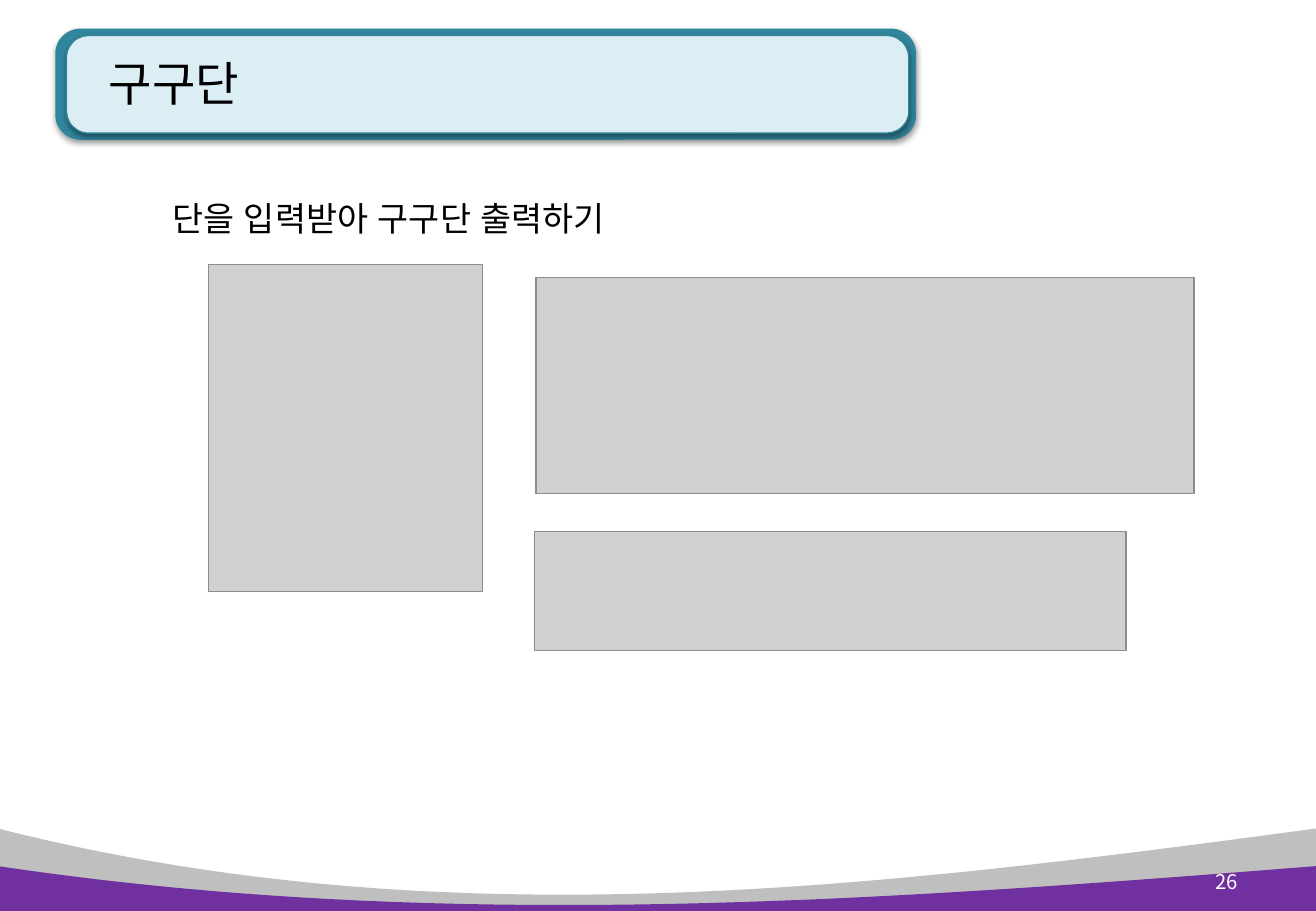
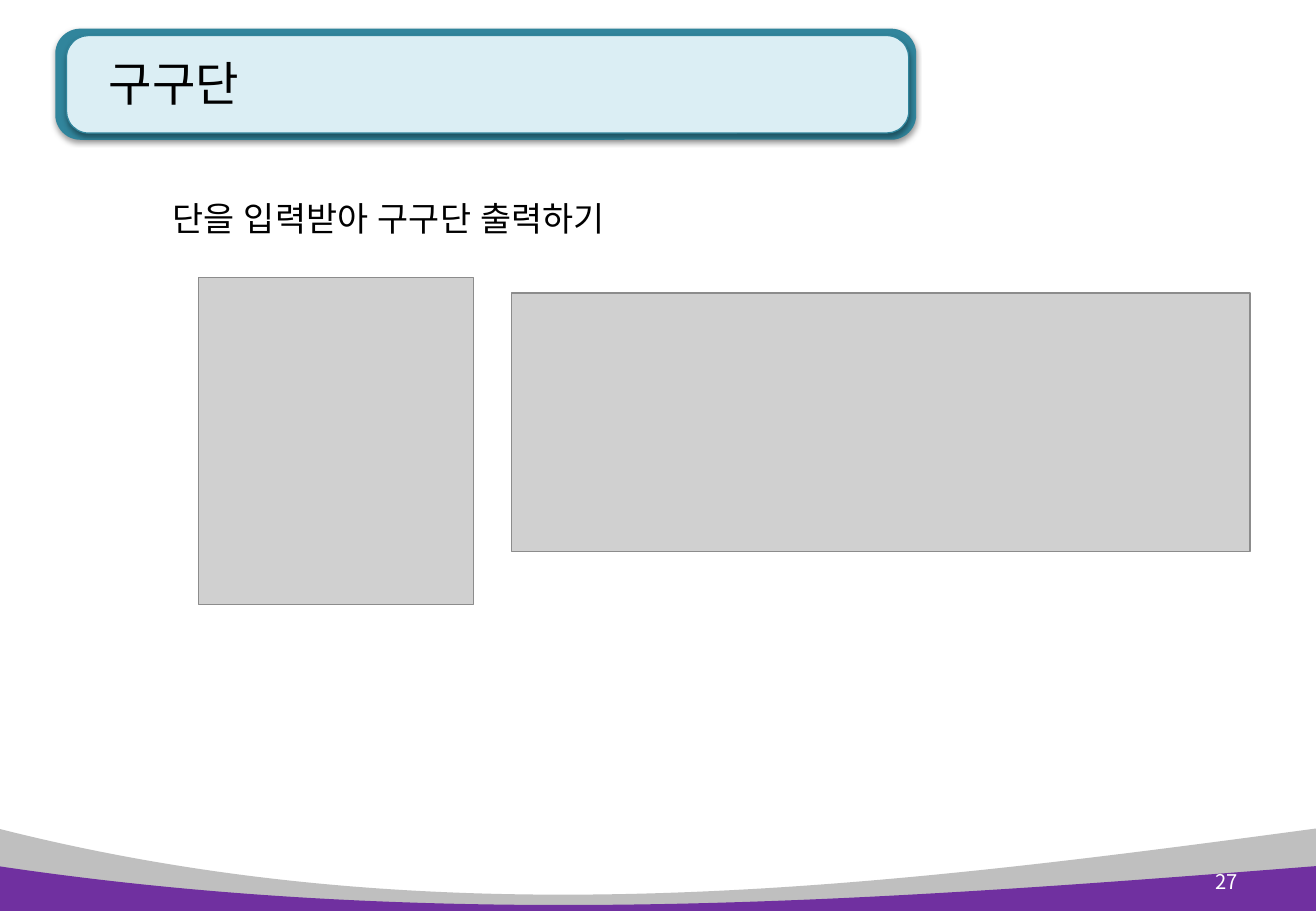
Before and after one commit to kiyongee2/green_pyworks, a slide deck: slide 27 of python_ppt_2023/Python 3장. 제어문(조건, 반복).pptx (slide 26 before the commit). Drawn at 1316x911 pixels with LibreOffice and Linux fonts; fonts in the diff are those of the drawing; grey boxes stand for pictures. Boxes give left, top, right and bottom in pixels: in the first picture for what was removed or moved away, otherwise in the second. Text is boxed around its words. In the diff, an @@ line names an element or a change of style, - is before the commit and + after.

```diff
--- a/python_ppt_2023/Python 3장. 제어문(조건, 반복).pptx
+++ b/python_ppt_2023/Python 3장. 제어문(조건, 반복).pptx
@@ picture: place and size @@
-picture at box(209, 265, 484, 592)
+picture at box(199, 278, 474, 605)
@@ picture: place and size @@
-picture at box(536, 278, 1194, 495)
+picture at box(512, 293, 1250, 552)
@@ picture removed at box(535, 532, 1126, 651) @@
@@ page number at box(1216, 868, 1238, 889): text changed @@
-26
+27
```
Also in this commit, not shown: 1 slide added, 21 other files.
